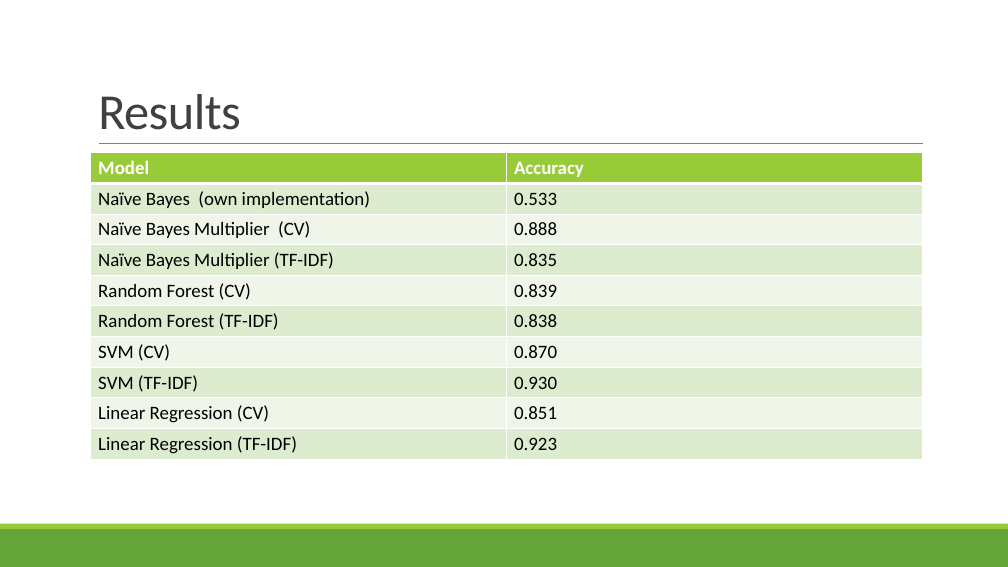
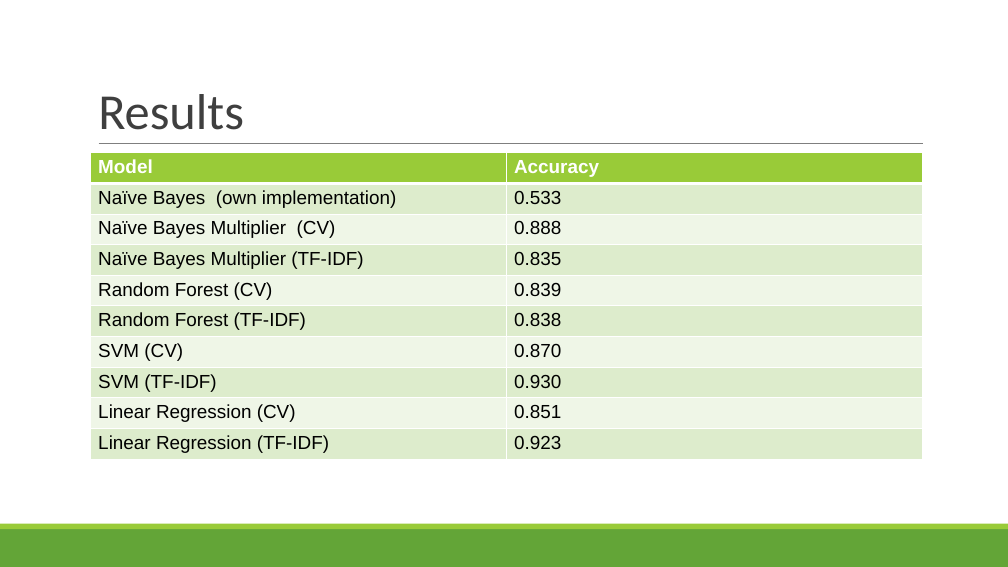
Before and after one commit to LinghanX/Project_Veritas, a slide deck: slide 13 of presentations/FakeNews_Final.pptx (slide 12 before the commit). Drawn at 1008x567 pixels with LibreOffice and Linux fonts; fonts in the diff are those of the drawing. Boxes give left, top, right and bottom in pixels: in the first picture for what was removed or moved away, otherwise in the second. Text is boxed around its words. In the diff, an @@ line names an element or a change of style, - is before the commit and + after.

```diff
--- a/presentations/FakeNews_Final.pptx
+++ b/presentations/FakeNews_Final.pptx
@@ title "Results" at (x1=98, y1=94, x2=244, y2=130): text colour #404040 to #3F3F3F, letter spacing -0.5 to 0 pt; indent changed @@
@@ table at (x1=91, y1=153, x2=923, y2=457) @@
@@ fill #DEECCE to #DDECCC in 10 cells @@
@@ fill #EFF6E8 to #EFF6E7 in 8 cells @@
@@ font Calibri to Arial @@
@@ indent changed @@
```
Also in this commit, not shown: 13 other slides changed, 1 slide added.
